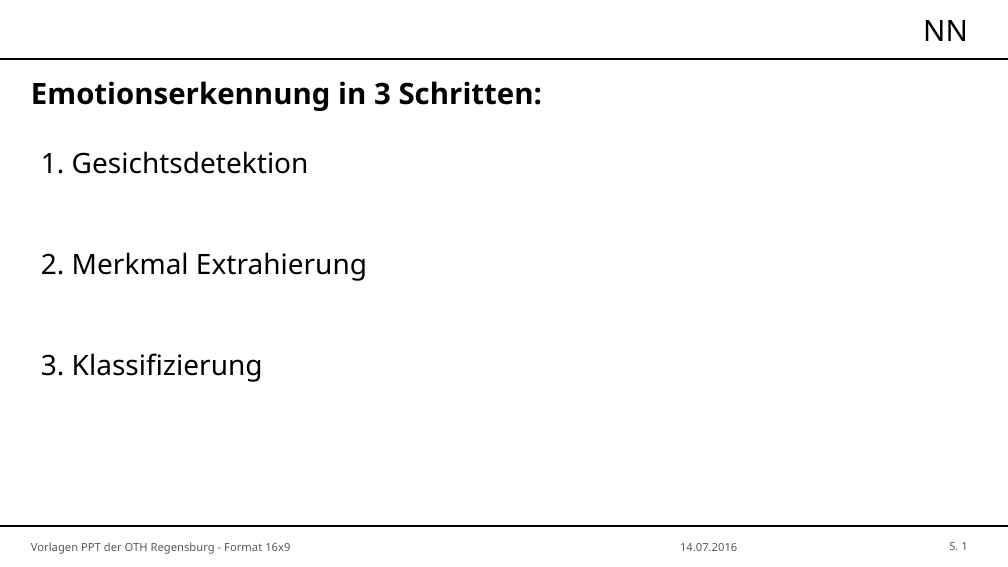
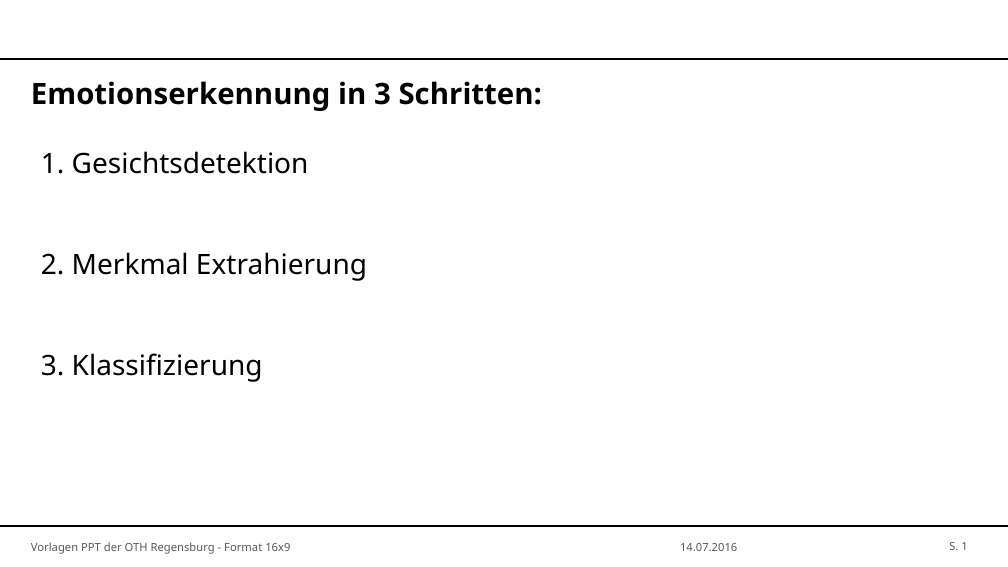
Before and after one commit to Eleanor1702/EmotionRecognition, a slide deck: slide 1 of documents/Präsentation/FER_AnnaWill.pptx. Drawn at 1008x567 pixels with LibreOffice and Linux fonts; fonts in the diff are those of the drawing; background and template pictures are left out. Boxes give left, top, right and bottom in pixels: in the first picture for what was removed or moved away, otherwise in the second. Text is boxed around its words. In the diff, an @@ line names an element or a change of style, - is before the commit and + after.

```diff
--- a/documents/Präsentation/FER_AnnaWill.pptx
+++ b/documents/Präsentation/FER_AnnaWill.pptx
@@ title removed at (923,20,968,41) @@
-NN
```
